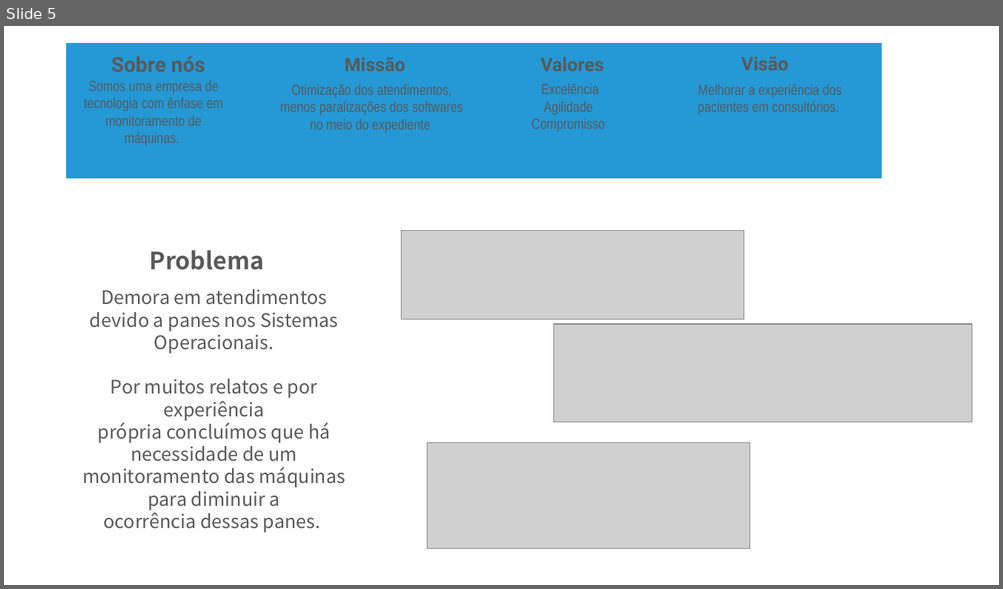
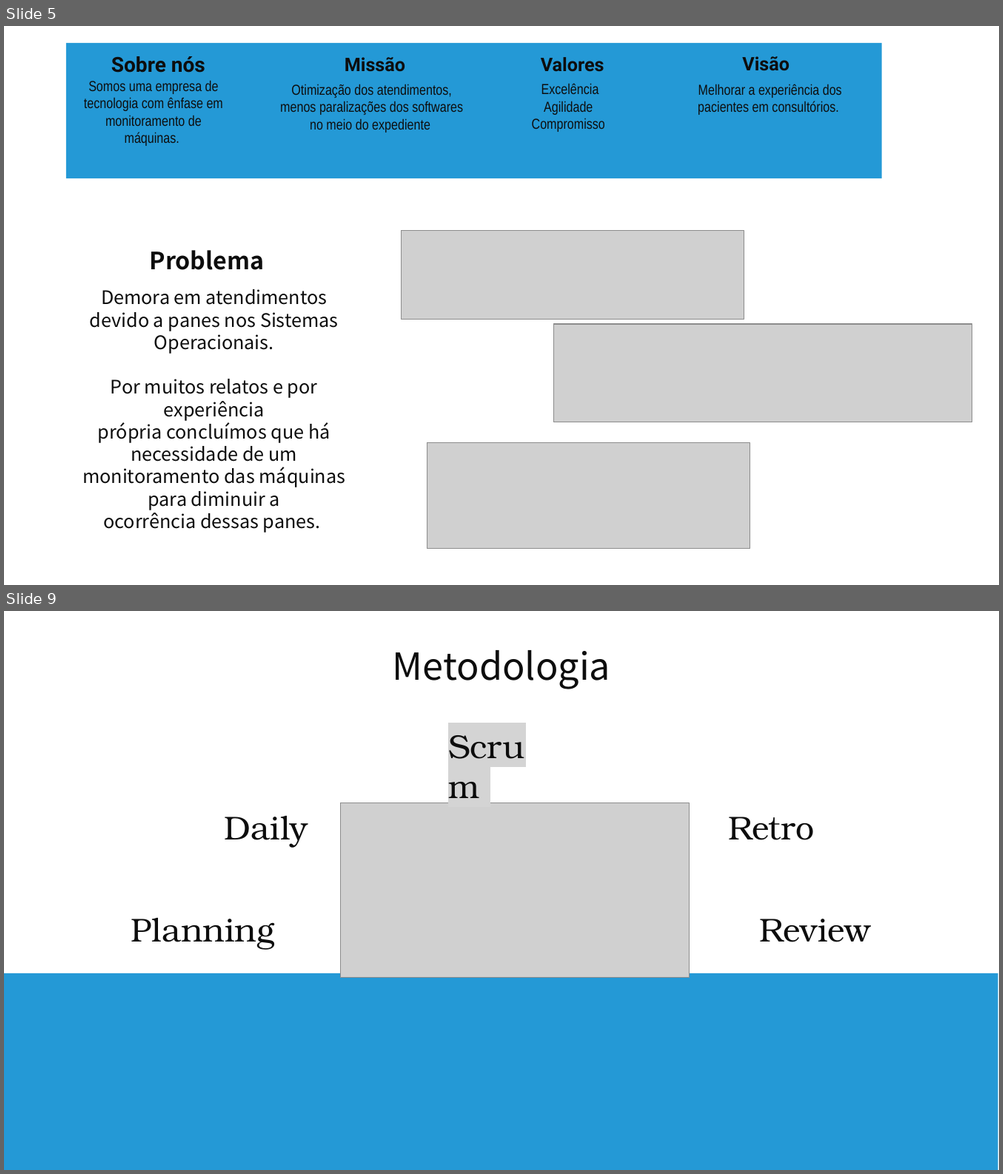
Before and after one commit to 2ADSC-Grupo9-HSO/Documentacao, a slide deck: Apresentações PPT/HSO-Sprint3.pptx. Shown one above the other, each under a label of ours: slide 5 before the commit, slides 5 and 9 after it; the slides between them are not shown. The pictures are 1003x589 and 1003x1174 pixels, drawn with LibreOffice and Linux fonts; fonts in the diff are those of the drawing; grey boxes stand for pictures. Boxes give left, top, right and bottom in pixels: in the first picture for what was removed or moved away, otherwise in the second. Text is boxed around its words. In the diff, an @@ line names an element or a change of style, - is before the commit and + after.

```diff
--- a/Apresentações PPT/HSO-Sprint3.pptx
+++ b/Apresentações PPT/HSO-Sprint3.pptx
@@ slide 9 added at (4, 611, 999, 1170), background #FFFFFF @@
@@ text added at (392, 650, 610, 689), 36 pt, text #0D0D0D @@
+Metodologia
@@ text added at (441, 721, 562, 769), 32 pt, text #0D0D0D @@
+Scrum
@@ picture added at (340, 803, 689, 978) @@
@@ text added at (225, 816, 308, 848), 32 pt, text #0D0D0D @@
+Daily
@@ text added at (728, 817, 814, 840), 32 pt, text #0D0D0D @@
+Retro
@@ text added at (131, 918, 275, 950), 32 pt, text #0D0D0D @@
+Planning
@@ text added at (760, 919, 870, 943), 32 pt, text #0D0D0D @@
+Review
@@ rectangle added at (4, 974, 998, 1170), fill #2499D6 @@
@@ slide 5 changed as well @@
@@ text colour #595959 to #0D0D0D in 10 elements at (84, 80, 223, 146), (111, 56, 205, 73), (280, 84, 463, 133), (532, 83, 605, 132), (540, 57, 604, 72), (697, 84, 842, 115), (150, 250, 264, 270), (82, 289, 346, 529), (344, 57, 405, 72), (742, 56, 789, 71) @@
```
Also in this commit, not shown: 7 other slides changed, 6 other slides added, 17 slides removed.
